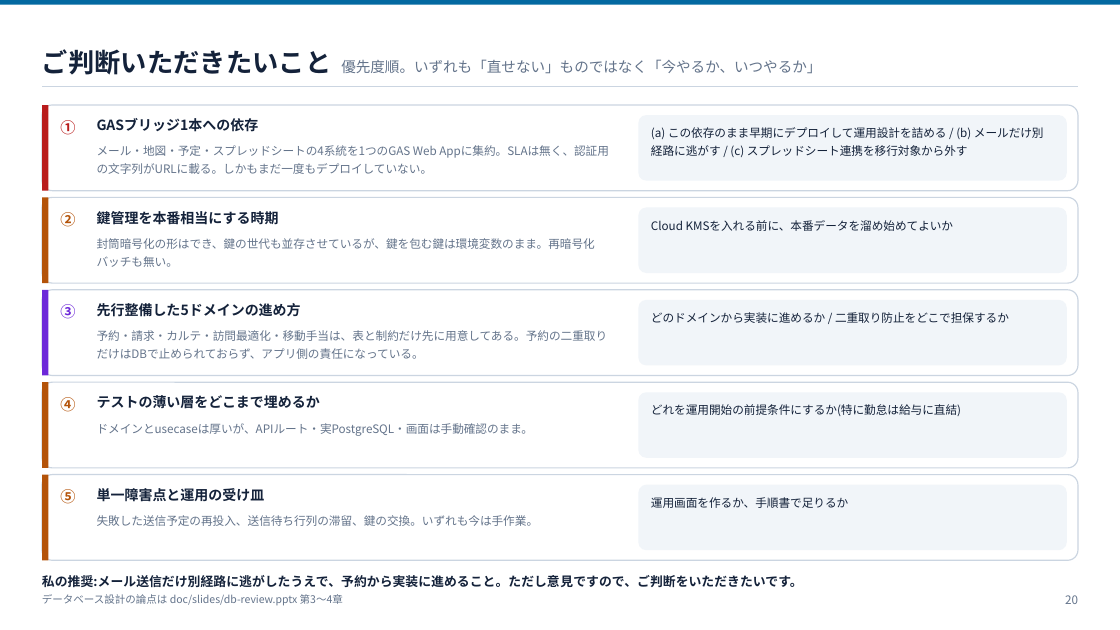
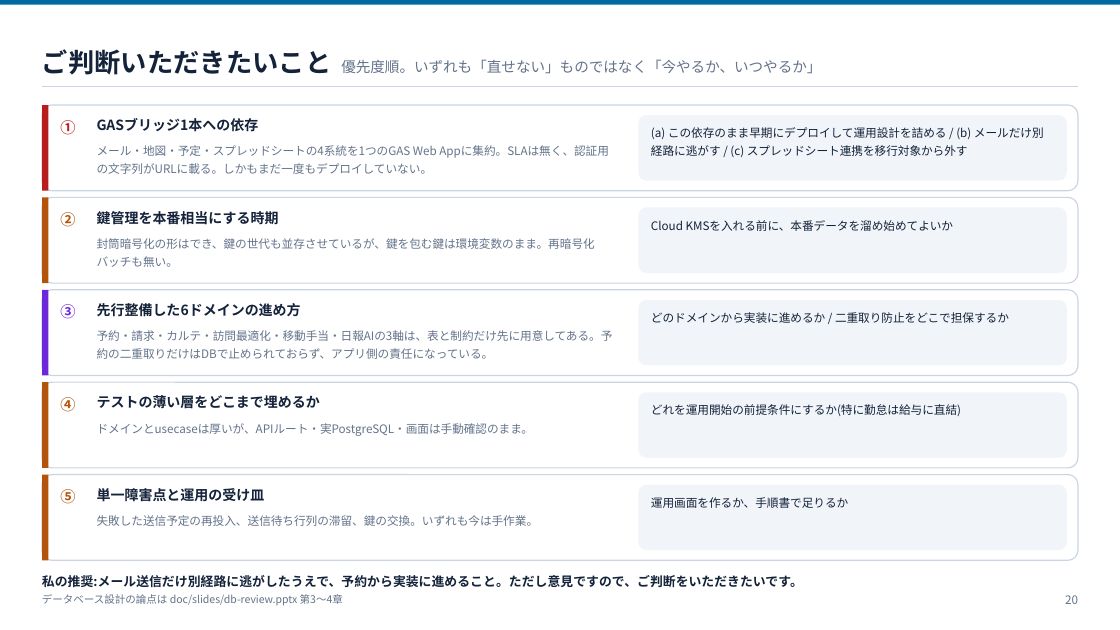
Before and after one commit to ohru131/katahimo-app, a slide deck: slide 20 of doc/slides/architecture.pptx. Drawn at 1120x630 pixels with LibreOffice and Linux fonts; fonts in the diff are those of the drawing. Boxes give left, top, right and bottom in pixels: in the first picture for what was removed or moved away, otherwise in the second. Text is boxed around its words. In the diff, an @@ line names an element or a change of style, - is before the commit and + after.

```diff
--- a/doc/slides/architecture.pptx
+++ b/doc/slides/architecture.pptx
@@ text at (x1=97, y1=303, x2=301, y2=317): text changed @@
-先行整備した5ドメインの進め方
+先行整備した6ドメインの進め方
@@ text at (x1=97, y1=330, x2=613, y2=359): text changed @@
-予約・請求・カルテ・訪問最適化・移動手当は、表と制約だけ先に用意してある。予約の二重取りだけはDBで止められておらず、アプリ側の責任になっている。
+予約・請求・カルテ・訪問最適化・移動手当・日報AIの3軸は、表と制約だけ先に用意してある。予約の二重取りだけはDBで止められておらず、アプリ側の責任になっている。
```
Also in this commit, not shown: 7 other slides changed, 7 other files.
